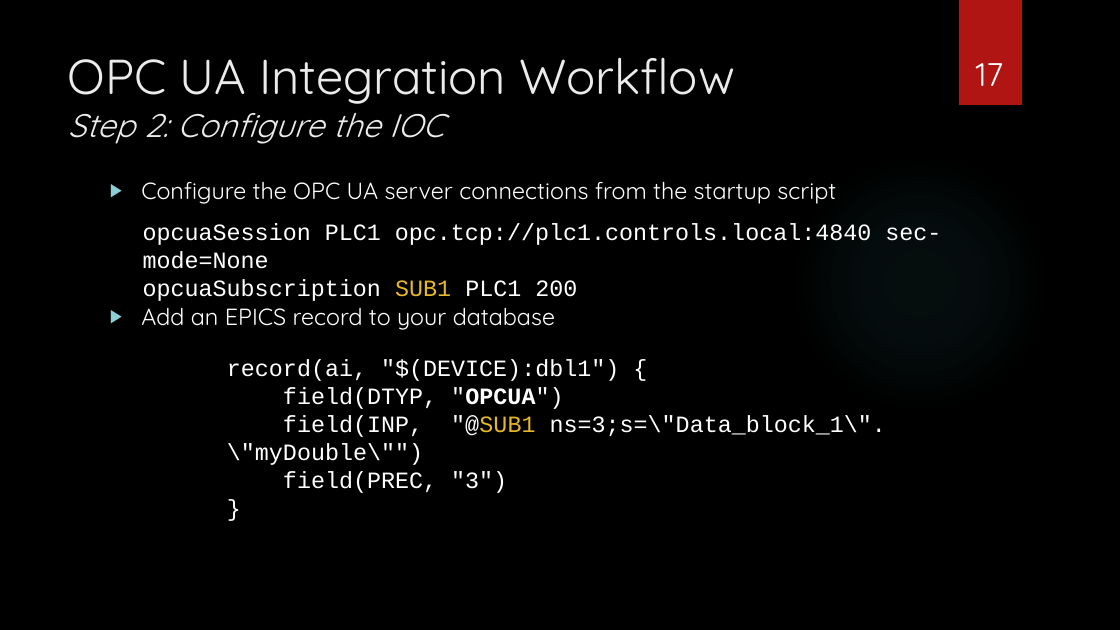
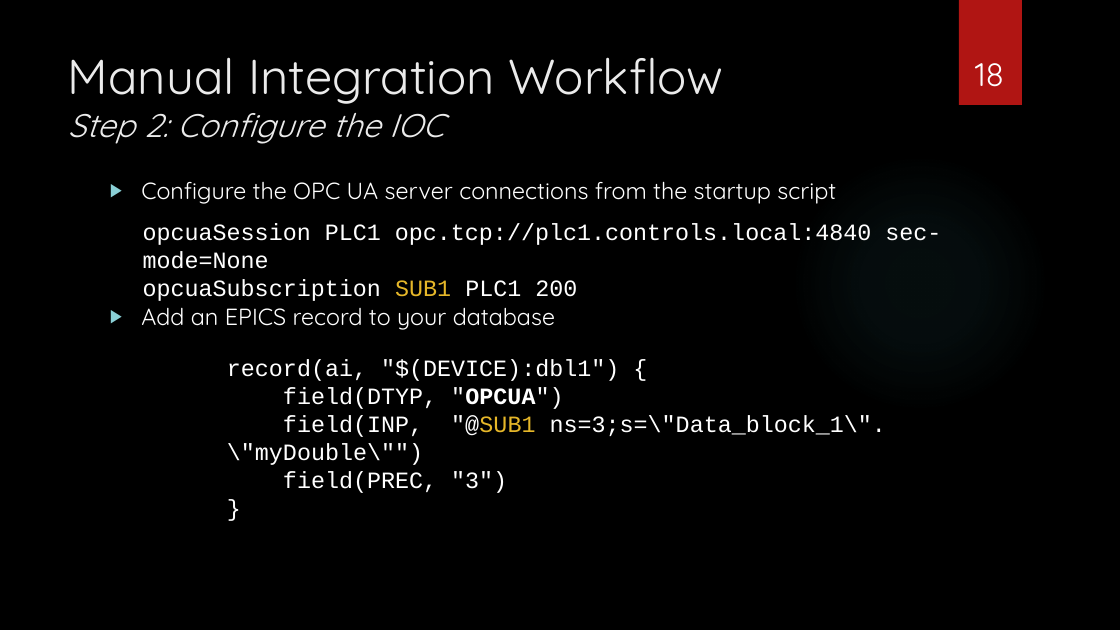
Before and after one commit to epics-training/opcua-support, a slide deck: slide 18 of presentations/OPC UA Device Support.pptx (slide 17 before the commit). Drawn at 1120x630 pixels with LibreOffice and Linux fonts; fonts in the diff are those of the drawing; background and template pictures are left out. Boxes give left, top, right and bottom in pixels: in the first picture for what was removed or moved away, otherwise in the second. Text is boxed around its words. In the diff, an @@ line names an element or a change of style, - is before the commit and + after.

```diff
--- a/presentations/OPC UA Device Support.pptx
+++ b/presentations/OPC UA Device Support.pptx
@@ title at [68,57,723,144]: text changed @@
-OPC UA Integration Workflow
-Step 2: Configure the IOC
+Manual Integration Workflow
+Step 2: Configure the IOC
@@ page number at [975,63,1004,87]: text changed @@
-17
+18
```
Also in this commit, not shown: 8 other slides changed, 1 slide added, 1 other file.
